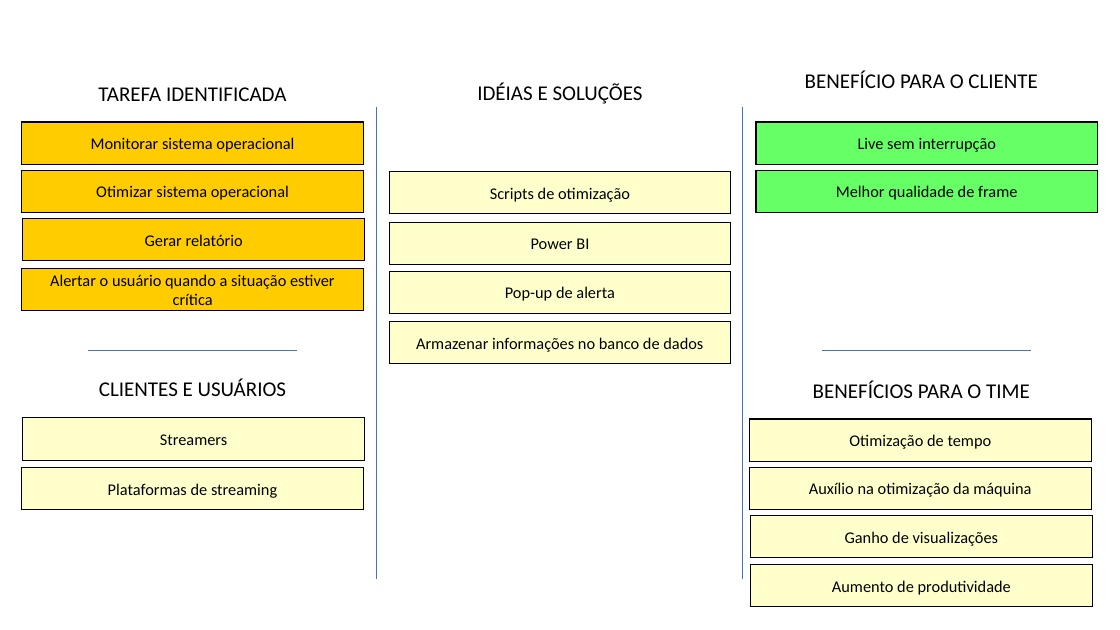
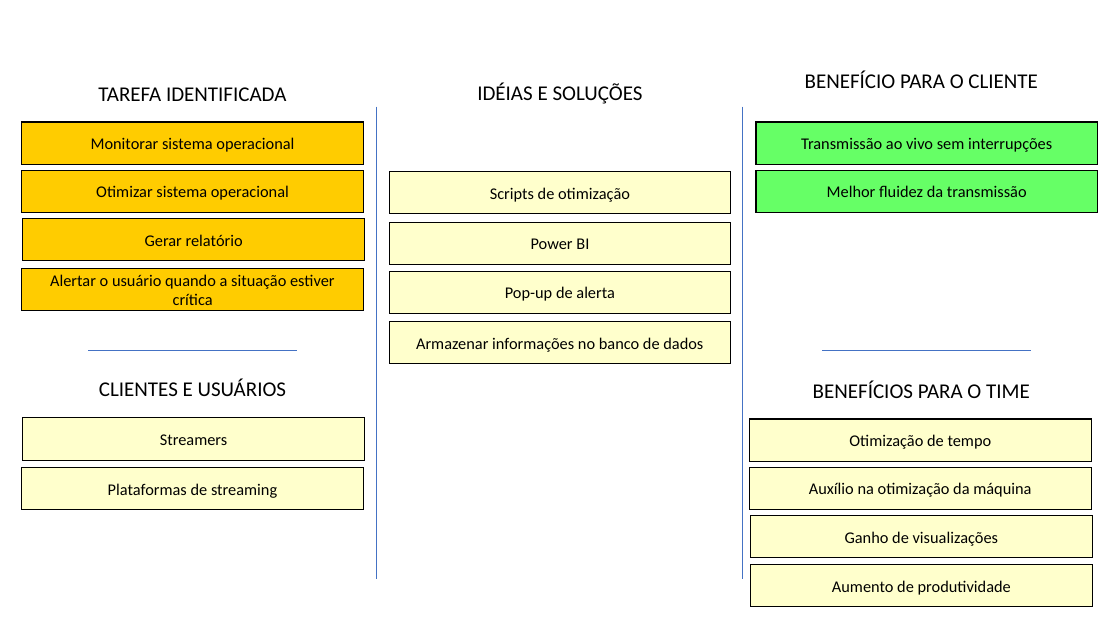
Before and after one commit to vitorsilv/Next-Streaming, a slide deck: slide 1 of Documentação/CanvasAdaptado.pptx. Drawn at 1120x630 pixels with LibreOffice and Linux fonts; fonts in the diff are those of the drawing. Boxes give left, top, right and bottom in pixels: in the first picture for what was removed or moved away, otherwise in the second. Text is boxed around its words. In the diff, an @@ line names an element or a change of style, - is before the commit and + after.

```diff
--- a/Documentação/CanvasAdaptado.pptx
+++ b/Documentação/CanvasAdaptado.pptx
@@ text in rectangle at [801,138,1052,152]: text changed @@
-Live sem interrupção
+Transmissão ao vivo sem interrupções
@@ text in rectangle at [827,185,1027,197]: text changed @@
-Melhor qualidade de frame
+Melhor fluidez da transmissão
```
Also in this commit, not shown: 1 other file.
